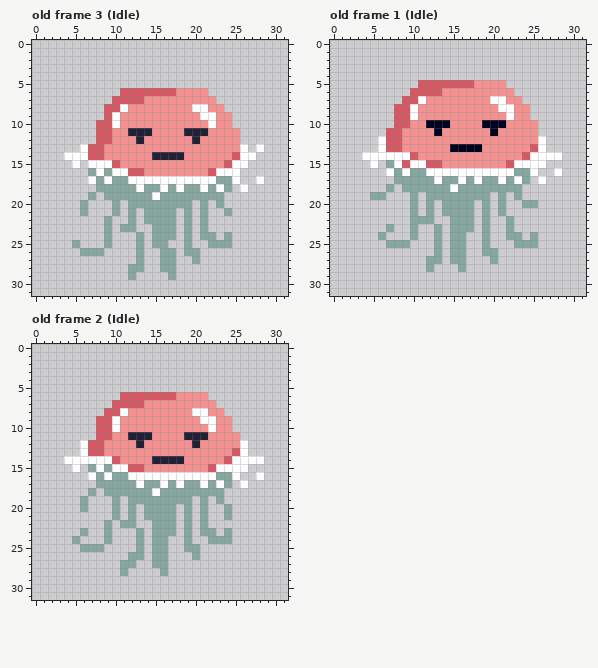
Edited in one commit: pixel-art file (Assets/Sprites/jellyfish.ase). This is how it looked before the edit.
32x32 pixels, 3 frames. Shown: old frame 3 (Idle), old frame 1 (Idle), old frame 2 (Idle). The commit also changed other frames, which this record leaves out.
Once edited:
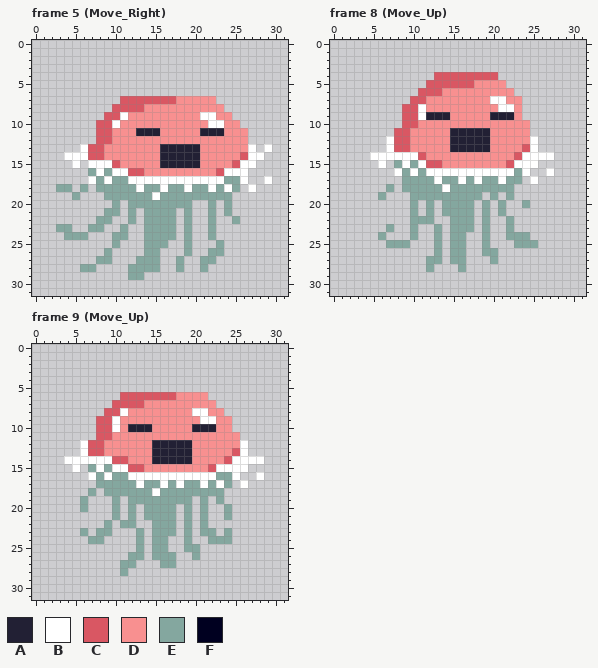
Palette (. is transparent): A #222034  B #ffffff  C #d95763  D #f89090  E #84a79f  F #000020
A new or re-ordered frame is compared with the old frame closest to it.
Difference:
frames 3 -> 11
Frame 5 (Move_Right) is new; against old frame 3 (Idle):
y 6: x 11..21 CCCCCCCDDDD -> ...........
y 7: x 10 C -> .; x 14..17 DDDD -> CCCC
y 8: x 9 C -> .; x 11..13 BDD -> CCC; x 20..21 BB -> DD
y 9: x 10..11 BD -> CB
y 10: x 23 D -> B; x 25 . -> D
y 11: x 12 A -> D; x 15 D -> A; x 19..20 AA -> DD; x 22..23 DD -> AA; x 26 . -> D
y 12: x 13 A -> D; x 20 A -> D; x 26 . -> D
y 13: x 16..20 DDDDD -> AAAAA; x 26..29 B.B. -> DB.B
y 14: x 15 A -> D; x 19..20 DD -> AA; x 25..26 CB -> DC; x 28 . -> B
y 15: x 16..20 DDDDD -> AAAAA; x 24..25 CB -> DC; x 27 . -> B
y 16: x 22..23 CB -> DC; x 26 . -> B
y 17: x 23 E -> B; x 25..26 B. -> EB; x 28..29 B. -> .B
y 18: x 3..4 .. -> EE; x 6 . -> E; x 18..19 BE -> EB; x 21..27 BEBE.B. -> EBEBE.B
y 19: x 5 . -> E; x 7 E -> .; x 24 . -> E
y 20: x 6 E -> .; x 21..24 E.E. -> .E.E
y 21: x 6 E -> .; x 9 . -> E; x 21..22 E. -> .E
y 22: x 8 . -> E; x 21..22 E. -> .E; x 25 . -> E
y 23: x 3..4 .. -> EE; x 7..9 ..E -> EE.; x 12 E -> .; x 14 . -> E; x 21..22 E. -> .E
y 24: x 4..6 ... -> EEE; x 9..11 E.. -> .EE; x 13..14 E. -> .E; x 21 E -> .; x 24 E -> .
y 25: x 5 E -> .; x 9..10 E. -> .E; x 13..14 E. -> .E; x 22 E -> .; x 24 E -> .
y 26: x 6..9 EEE. -> ...E; x 13..17 E..EE -> .EE..; x 20 E -> .; x 22..23 .. -> EE
y 27: x 8..9 .. -> EE; x 14..18 ..EE. -> EE..E; x 20..22 E.. -> .EE
y 28: x 6..7 .. -> EE; x 14..18 ..EE. -> EE..E; x 21 . -> E
y 29: x 13 . -> E; x 17 E -> .
Frame 8 (Move_Up) is new; against old frame 1 (Idle):
y 4: x 13..20 ........ -> CCCCCCCC
y 5: x 11 C -> .
y 6: x 10 C -> .
y 7: x 9 C -> .; x 11 B -> C
y 8: x 8 C -> .; x 10..11 BD -> CB; x 24 D -> .
y 9: x 8 C -> .; x 10..14 BDDDD -> CBAAA; x 20..22 DDB -> AAA; x 24 D -> .
y 10: x 8 C -> .; x 10 D -> C; x 12..14 FFF -> DDD; x 19..21 FFF -> DDD; x 25 D -> .
y 11: x 7 C -> .; x 9 D -> C; x 13 F -> D; x 15..20 DDDDDF -> AAAAAD; x 25 D -> .
y 12: x 6..7 BC -> .B; x 9 D -> C; x 15..19 DDDDD -> AAAAA; x 25..26 DB -> B.
y 13: x 6..7 BC -> .B; x 9 D -> C; x 15..19 FFFFD -> AAAAA; x 24..26 DCB -> CB.
y 14: x 4 B -> .; x 10..11 CD -> BC; x 23..24 DC -> CB; x 28 B -> .
y 15: x 5..10 B.EBCB -> .B.EBE; x 26 B -> .
y 16: x 7..10 BEBE -> .BEB; x 24..25 EB -> B.; x 27..28 .B -> B.
y 17: x 8 E -> .; x 23..26 BE.B -> E.B.
y 18: x 14..15 EB -> BE; x 23 E -> .
y 19: x 5 E -> .; x 11 . -> E; x 19..23 E.E.E -> .E.E.
y 20: x 25 E -> .
y 24: x 24..25 .E -> E.
Frame 9 (Move_Up) is new; against old frame 2 (Idle):
y 10: x 12..14 DDD -> AAA; x 20..22 DDB -> AAA
y 11: x 12..14 AAA -> DDD; x 19..21 AAA -> DDD
y 12: x 13 A -> D; x 15..20 DDDDDA -> AAAAAD
y 13: x 15..19 DDDDD -> AAAAA
y 14: x 11 D -> C; x 19 D -> A
y 23: x 8 . -> E
y 24: x 5 E -> .; x 7..9 ..E -> EE.
y 25: x 6..8 EEE -> ...
y 26: x 17 . -> E
y 27: x 15 E -> .; x 17 . -> E
y 28: x 16 E -> .
Changed places in both pictures, as pixel boxes (x1, y1, x2, y2):
changed: (56, 88, 272, 280)
changed: (362, 72, 562, 208)
changed: (522, 232, 538, 240)
changed: (120, 424, 216, 464)
changed: (72, 528, 112, 552)
changed: (152, 552, 176, 576)
